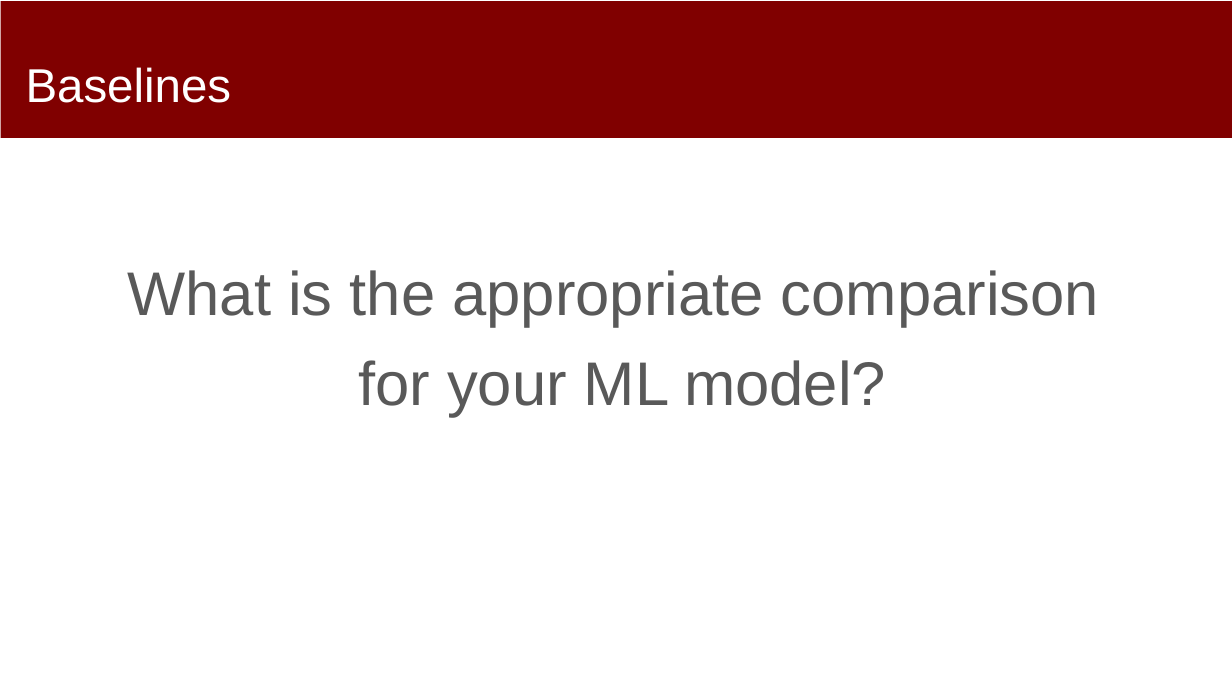
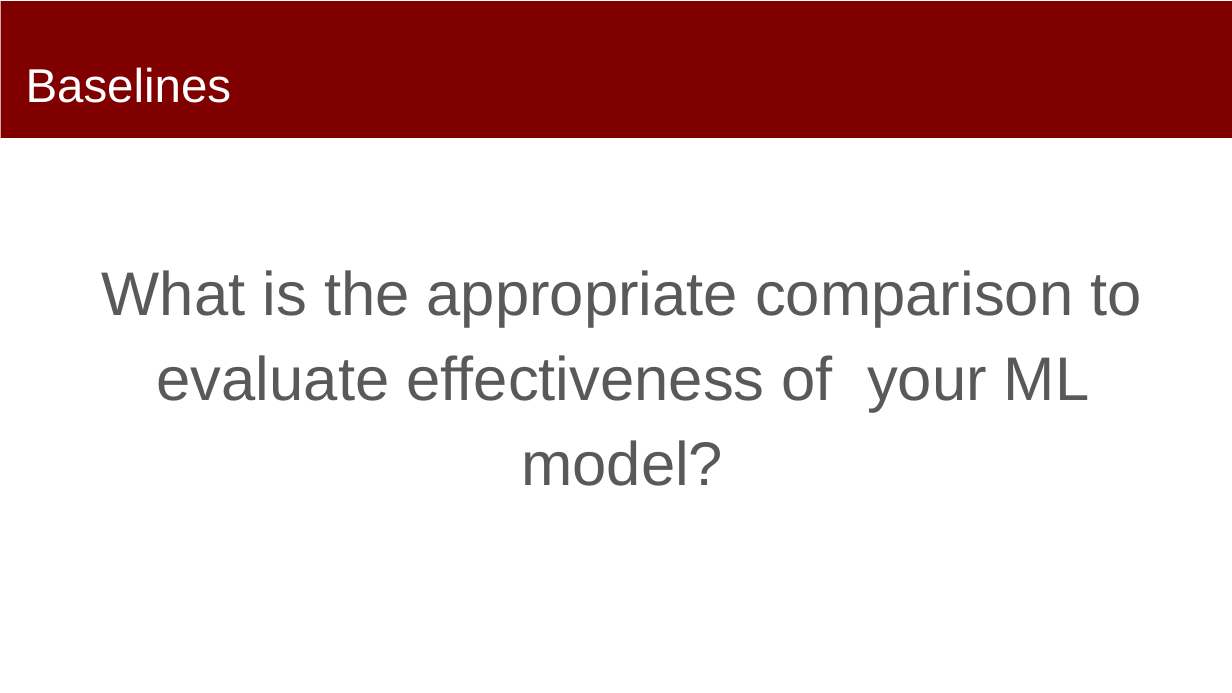
Before and after one commit to dssg/MLinPractice, a slide deck: slide 15 of Lectures/Lecture4-Formulation.pptx (slide 16 before the commit). Drawn at 1232x693 pixels with LibreOffice and Linux fonts; fonts in the diff are those of the drawing. Boxes give left, top, right and bottom in pixels: in the first picture for what was removed or moved away, otherwise in the second. Text is boxed around its words. In the diff, an @@ line names an element or a change of style, - is before the commit and + after.

Commit message:
updated formulation

```diff
--- a/Lectures/Lecture4-Formulation.pptx
+++ b/Lectures/Lecture4-Formulation.pptx
@@ text at bbox=[102, 270, 1141, 486]: text changed @@
-What is the appropriate comparison
-for your ML model?
+What is the appropriate comparison to evaluate effectiveness of your ML model?
```
